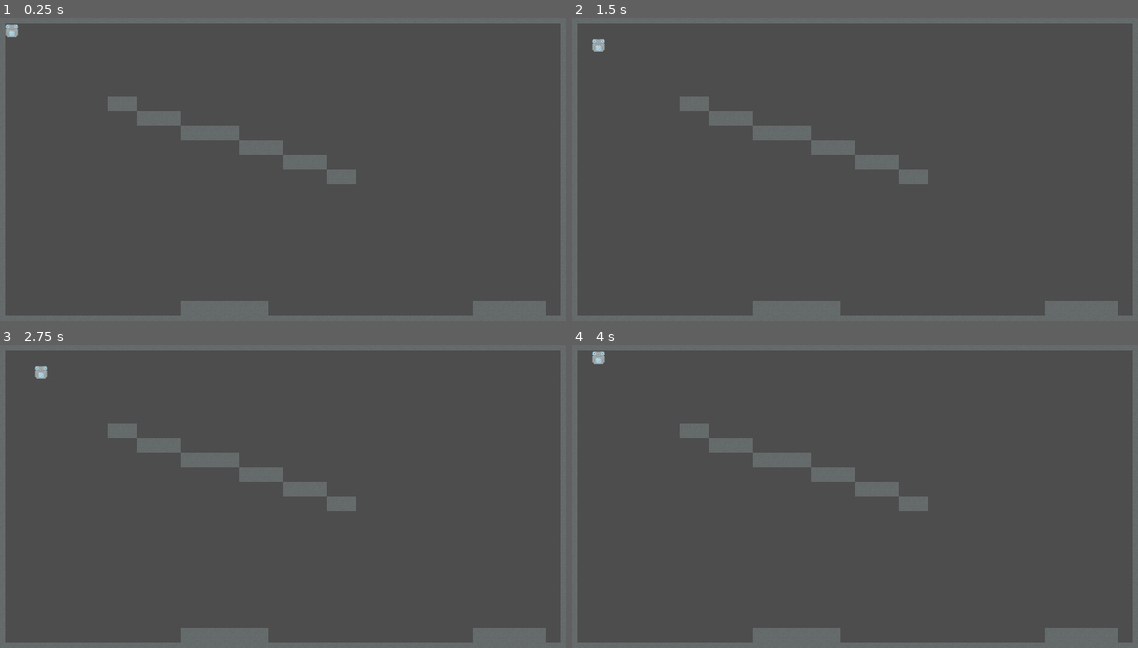
Above: before the commit, frames 1-4 (two rows, left to right).
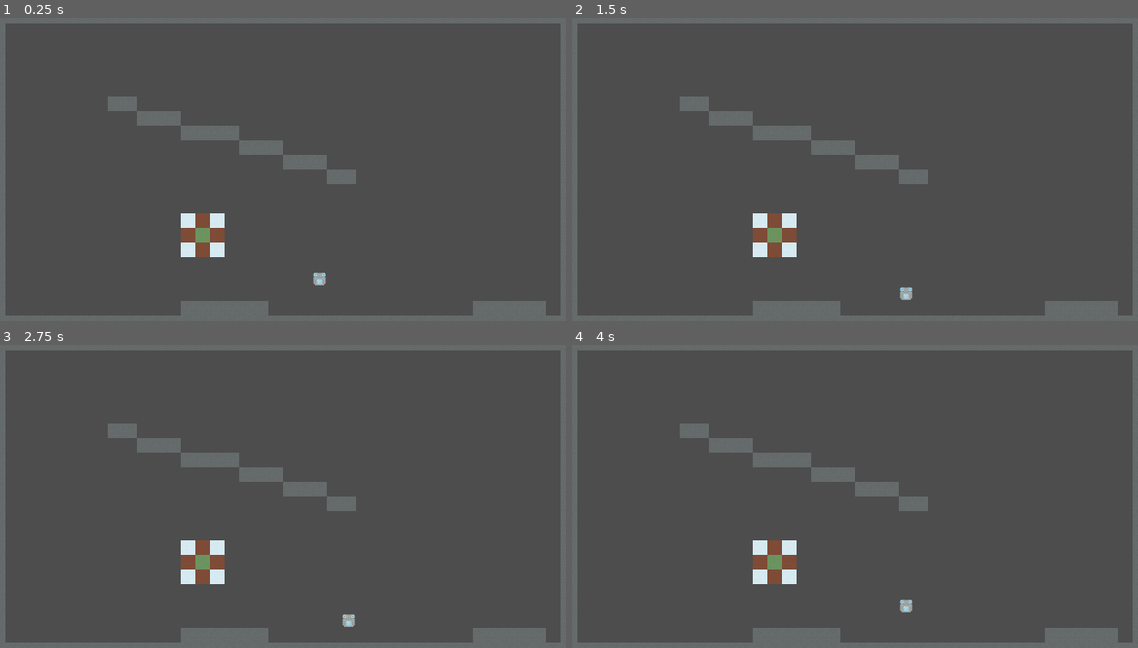
Above: after the commit, the same moments.

Repository: PhotonChaos/TemperatureBalance
Game: Godot game, scene res://main.tscn
Same seed, same stepped clock (60 frames per second), same inputs: the game is played once before the commit and once after it.
Inputs:
- Up to frame 1 (0.25 s): no input
- Up to frame 2 (1.5 s): tap Enter at 0.5 s; hold Right (move_right) 0.53-1.28 s; tap Space at 1.25 s; hold Down (move_down) from 1.28 s (still down)
- Up to frame 3 (2.75 s): tap Enter at 2 s; release Down (move_down) at 2.03 s; hold Right (move_right) from 2.03 s (still down)
- Up to frame 4 (4 s): tap Space at 2.75 s; release Right (move_right) at 2.78 s; hold Up (move_up) 2.78-3.53 s; tap Enter at 3.5 s; hold Left (move_left) from 3.53 s (still down)

The runs differ from the first frame. In frame 1, 1.3% of the frame differs, in the area x 0-58%, y 2-89%; in frame 2, 1.3%; in frame 3, 1.3%; in frame 4, 1.3%.

Commit message:
Fix up player placement

Diff:
--- a/Level.tscn
+++ b/Level.tscn
@@ -14,6 +14,7 @@
 
 [sub_resource type="TileSetAtlasSource" id="TileSetAtlasSource_edfh0"]
 texture = ExtResource("3_c60es")
+0:0/0 = 0
 
 [sub_resource type="TileSetAtlasSource" id="TileSetAtlasSource_qwjse"]
 texture = ExtResource("4_ml36j")
@@ -34,7 +35,7 @@
 player_template = ExtResource("2_k4dkn")
 
 [node name="LevelLayer" type="TileMapLayer" parent="."]
-tile_map_data = PackedByteArray("AAAAAAAAAAAAAAAAAAAAAAEAAAA …(2304 unchanged characters)… AAAAAAAAXAAsAAAAAAAAAAAAYAAsAAAAAAAAAAAA=")
+tile_map_data = PackedByteArray("AAAAAAAAAAAAAAAAAAAAAAEAAAA …(2304 unchanged characters)… AAAAAAAAXAAsAAAAAAAAAAAAYAAsAAAAAAAAAAAAOAA8AAgAAAAAAAAANAA8AAQAAAAAAAAAOABAAAQAAAAAAAAAPAA8AAQAAAAAAAAAOAA4AAQAAAAAAAAANABAAAwAAAAAAAAANAA4AAwAAAAAAAAAPAA4AAwAAAAAAAAAPABAAAwAAAAAAAAA=")
 tile_set = SubResource("TileSet_u78y0")
 collision_enabled = false
 
--- a/scripts/game.gd
+++ b/scripts/game.gd
@@ -21,7 +21,7 @@
 	# TODO: Load main menu
 
 	if len(levels) == 0:
-		print("[color=red]ERROR: No levels specified![/color]")
+		print("ERROR: No levels specified!")
 		return
 
 	current_level = levels[0].instantiate()
--- a/scripts/level.gd
+++ b/scripts/level.gd
@@ -60,7 +60,7 @@
 	player_ref = player_template.instantiate()
 	add_child(player_ref)
 
-	player_ref.position = Vector2(player_start.position.x + 1, player_start.position.y + 6)
+	player_ref.position = Vector2(player_start.position.x * 16 + 8, player_start.position.y * 16 + 8)
 
 	player_tilemap.hide()
 
